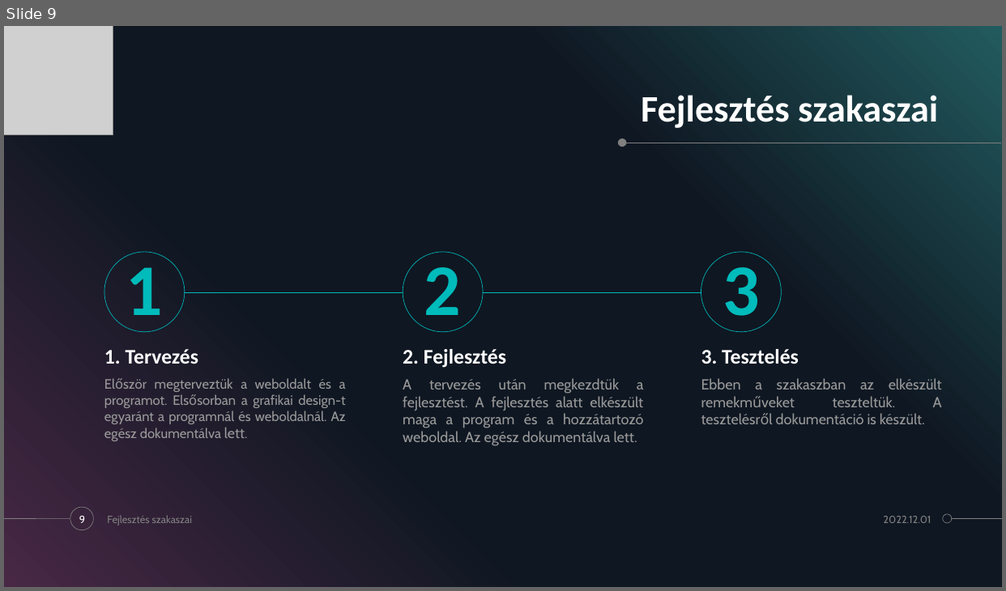
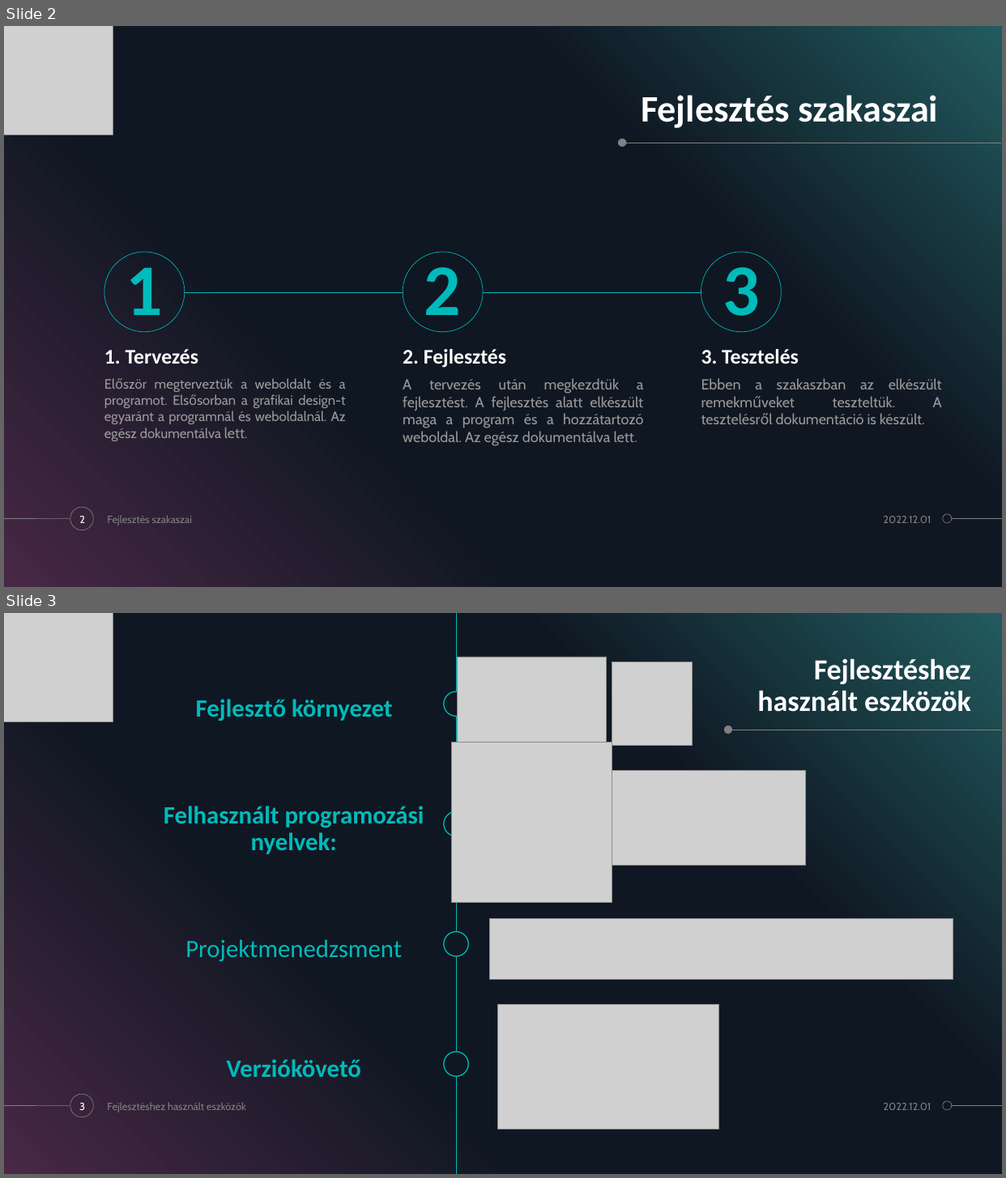
Before and after one commit to zamboilles21/terfelszinszamitas, a slide deck: documentation/PPT/TerFelSzoft.pptx. Shown one above the other, each under a label of ours: slide 9 before the commit, slides 2 and 3 after it. The pictures are 1006x591 and 1006x1178 pixels, drawn with LibreOffice and Linux fonts; fonts in the diff are those of the drawing; grey boxes stand for pictures. Boxes give left, top, right and bottom in pixels: in the first picture for what was removed or moved away, otherwise in the second. Text is boxed around its words. In the diff, an @@ line names an element or a change of style, - is before the commit and + after.

```diff
--- a/documentation/PPT/TerFelSzoft.pptx
+++ b/documentation/PPT/TerFelSzoft.pptx
@@ slide 3 added at (4,613,1002,1174), background #000000; not listed: 5 template elements that a slide beside it also shows @@
@@ picture added at (4,613,113,722) @@
@@ line added from (456, 1174) to (456, 613), #00BBBB 0.5 pt @@
@@ picture added at (458,657,607,749) @@
@@ title added at (757,658,971,712), 28 pt, text #FFFFFF, bold @@
+Fejlesztéshez használt eszközök
@@ picture added at (612,662,692,746) @@
@@ text added at (196,699,393,721), 24 pt, text none, bold @@
+Fejlesztő környezet
@@ ellipse added at (444,692,469,717), fill #0F1722, outline #00BBBB 1 pt @@
@@ ellipse added at (724,726,732,734), fill #808080 @@
@@ line added from (1001, 730) to (728, 730), #808080 0.5 pt @@
@@ picture added at (452,743,612,903) @@
@@ picture added at (603,770,806,865) @@
@@ text added at (164,806,424,854), 24 pt, text none, bold @@
+Felhasznált programozási nyelvek:
@@ ellipse added at (444,811,469,836), fill #0F1722, outline #00BBBB 1 pt @@
@@ picture added at (490,918,954,979) @@
@@ text added at (185,939,402,962), 24 pt, text none @@
+Projektmenedzsment
@@ ellipse added at (444,932,469,956), fill #0F1722, outline #00BBBB 1 pt @@
@@ picture added at (498,1004,720,1129) @@
@@ text added at (227,1059,361,1077), 24 pt, text none, bold @@
+Verziókövető
@@ ellipse added at (444,1052,469,1076), fill #0F1722, outline #00BBBB 1 pt @@
@@ page number added at (79,1103,85,1110), 10 pt, text #FFFFFF @@
+3
@@ text added at (107,1102,246,1113), 10 pt, text #808080 @@
+Fejlesztéshez használt eszközök
@@ text added at (883,1103,931,1110), 10 pt, text #808080 @@
+2022.12.01
@@ what was slide 9 is now slide 2 @@
@@ page number at (79,516,85,523): text changed @@
-9
+2
```
Also in this commit, not shown: 3 slides changed, 1 slide removed, 8 other files.
